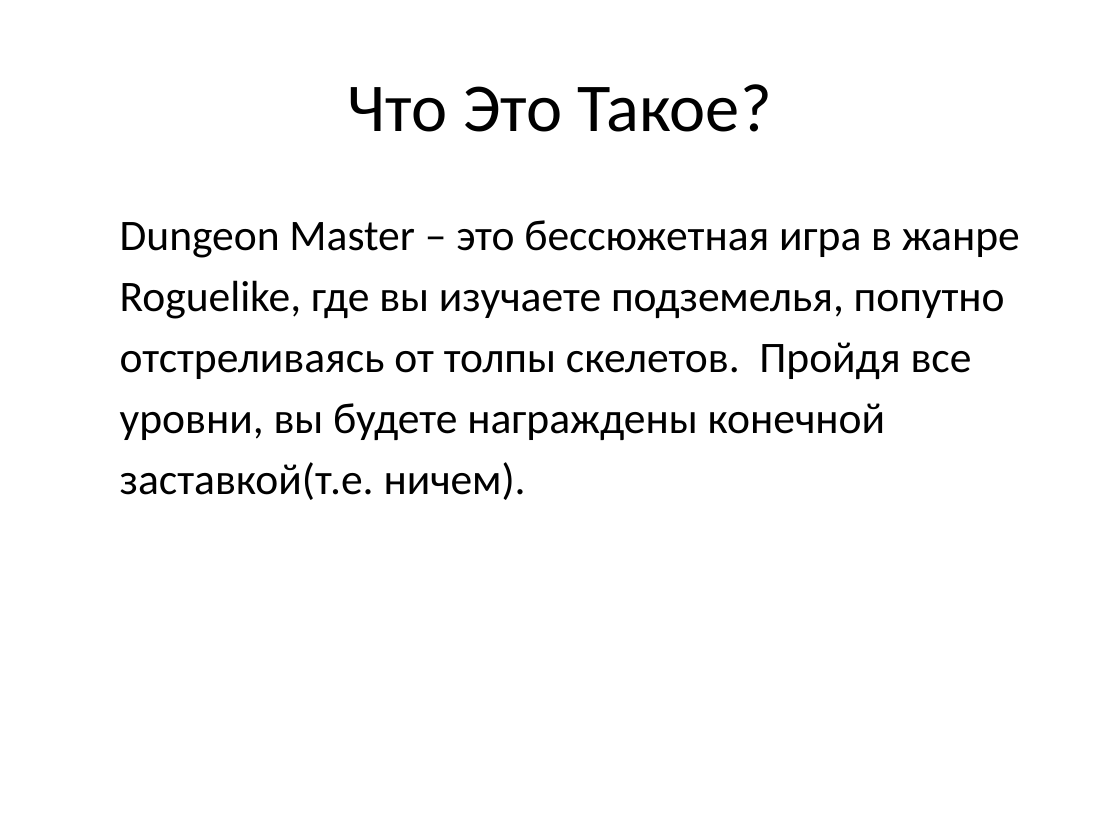
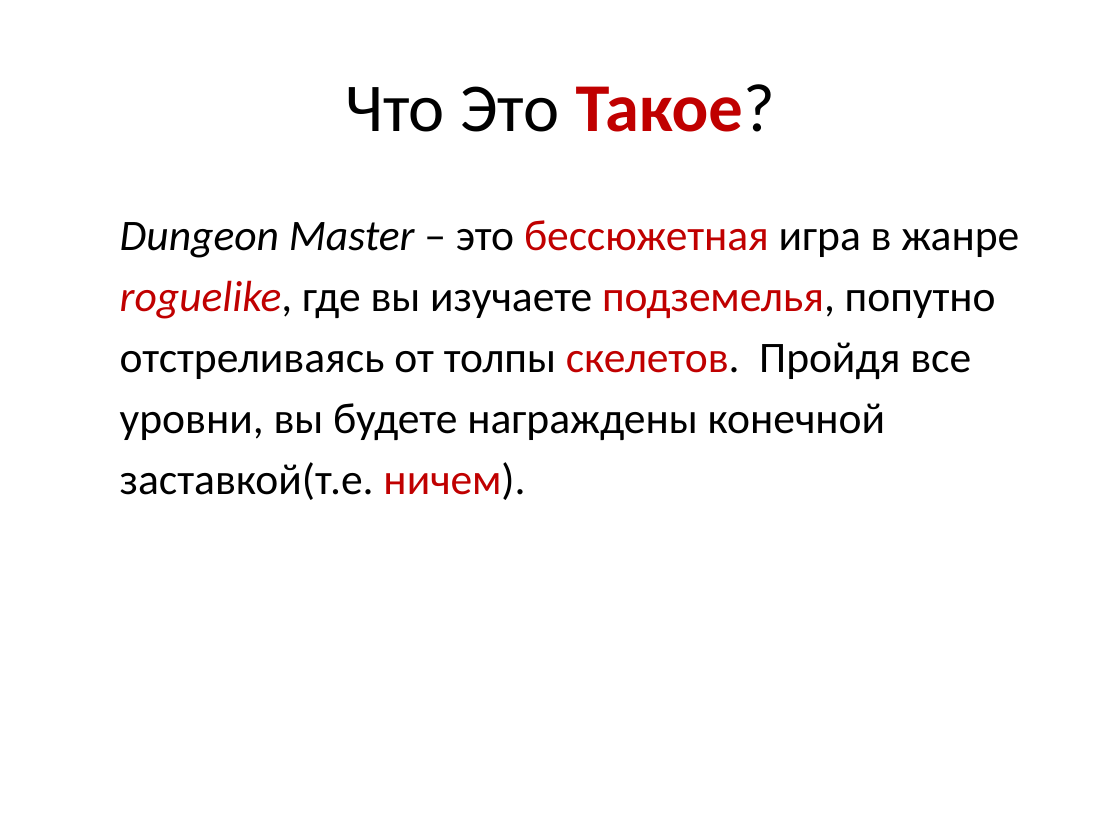
Before and after one commit to Katja19999/project, a slide deck: slide 2 of Презентация.pptx. Drawn at 1120x840 pixels with LibreOffice and Linux fonts; fonts in the diff are those of the drawing. Boxes give left, top, right and bottom in pixels: in the first picture for what was removed or moved away, otherwise in the second. Text is boxed around its words. In the diff, an @@ line names an element or a change of style, - is before the commit and + after.

```diff
--- a/Презентация.pptx
+++ b/Презентация.pptx
@@ title "Что Это Такое?" at bbox=[345, 84, 775, 132]: text colour #000000 to #C00000, bold on in "Такое?" @@
@@ text at bbox=[120, 220, 1019, 500]: text colour #000000 to #C00000 in "бессюжетная", "скелетов.", "ничем)."; italic on in "Dungeon Master" @@
@@ text at bbox=[120, 280, 996, 319]: text changed @@
-  Roguelike, где вы изучаете подземелья, попутно
+  roguelike, где вы изучаете подземелья, попутно
```
Also in this commit, not shown: 3 other slides changed.
